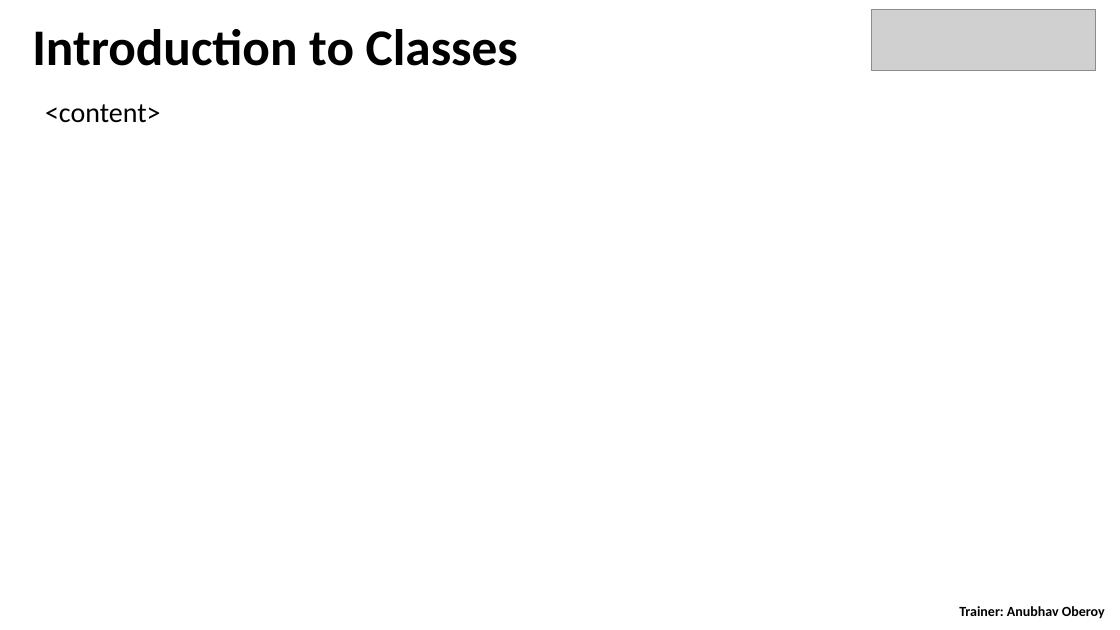
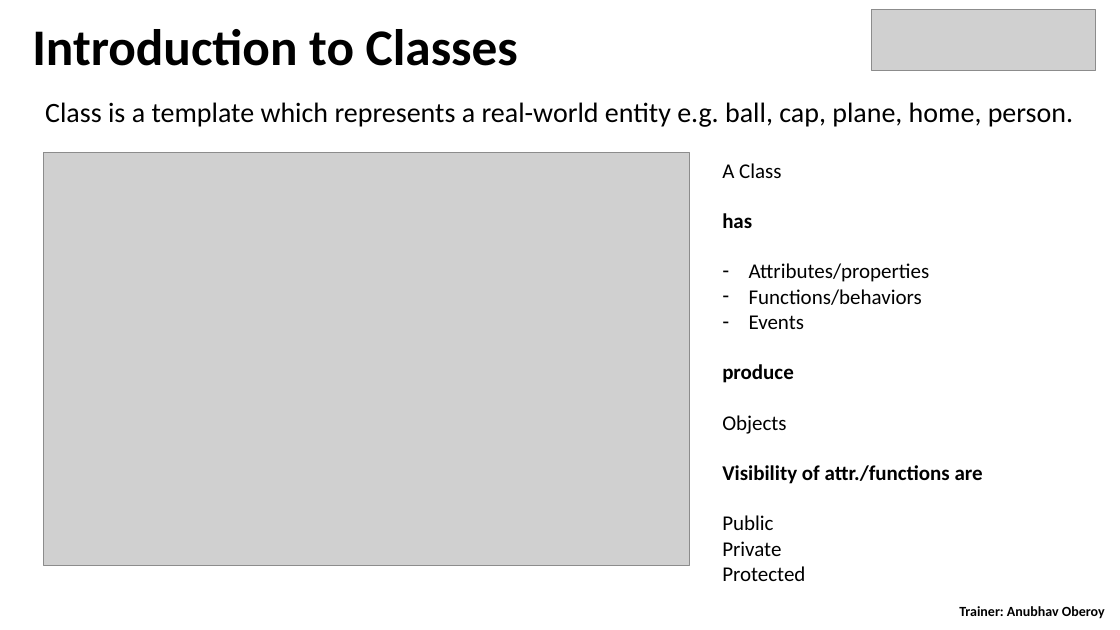
Before and after one commit to Grayser93/S4D400_Introduction_to_ABAP_on_S4HANA, a slide deck: slide 18 of day 4/S4D400 - Day 4.pptx. Drawn at 1120x630 pixels with LibreOffice and Linux fonts; fonts in the diff are those of the drawing; grey boxes stand for pictures. Boxes give left, top, right and bottom in pixels: in the first picture for what was removed or moved away, otherwise in the second. Text is boxed around its words. In the diff, an @@ line names an element or a change of style, - is before the commit and + after.

```diff
--- a/day 4/S4D400 - Day 4.pptx
+++ b/day 4/S4D400 - Day 4.pptx
@@ text at bbox=[45, 102, 1073, 127]: text changed @@
-<content>
+Class is a template which represents a real-world entity e.g. ball, cap, plane, home, person.
@@ picture added at bbox=[44, 153, 689, 566] @@
@@ text added at bbox=[722, 163, 983, 581], 18 pt, text #000000 @@
+A Class
+has
+– Attributes/properties
+– Functions/behaviors
+– Events
+produce
+Objects
+Visibility of attr./functions are
+Public
+Private
+Protected
```
Also in this commit, not shown: 10 other slides changed, 1 slide added, 11 slides removed, 6 other files.
